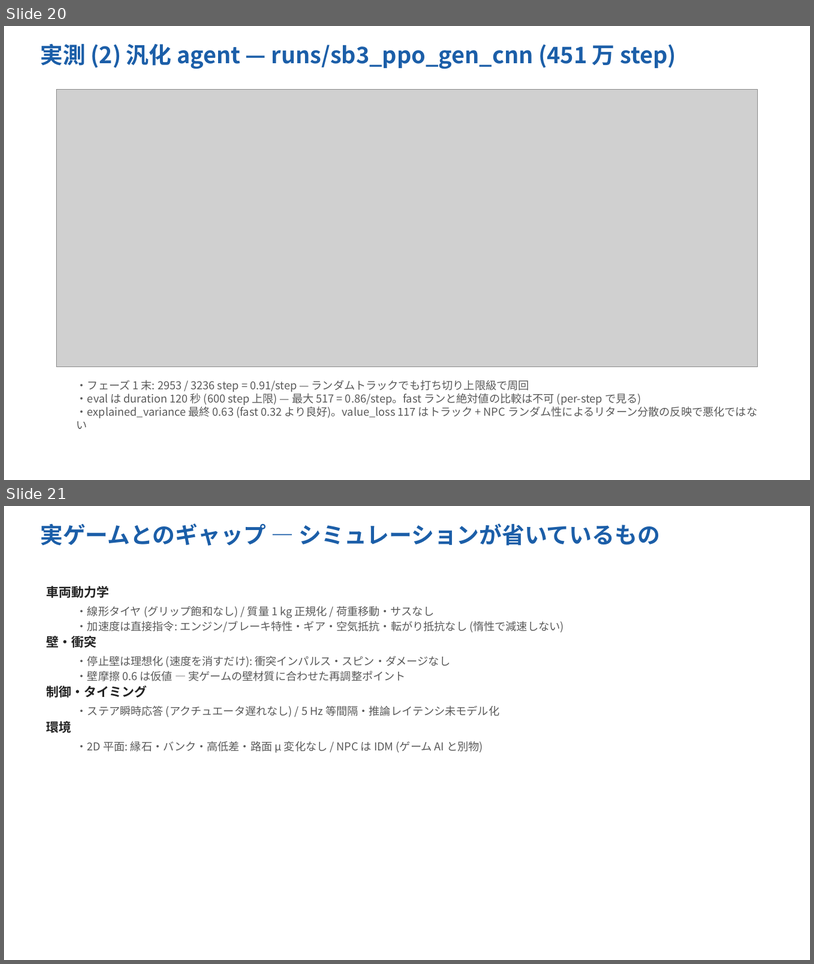
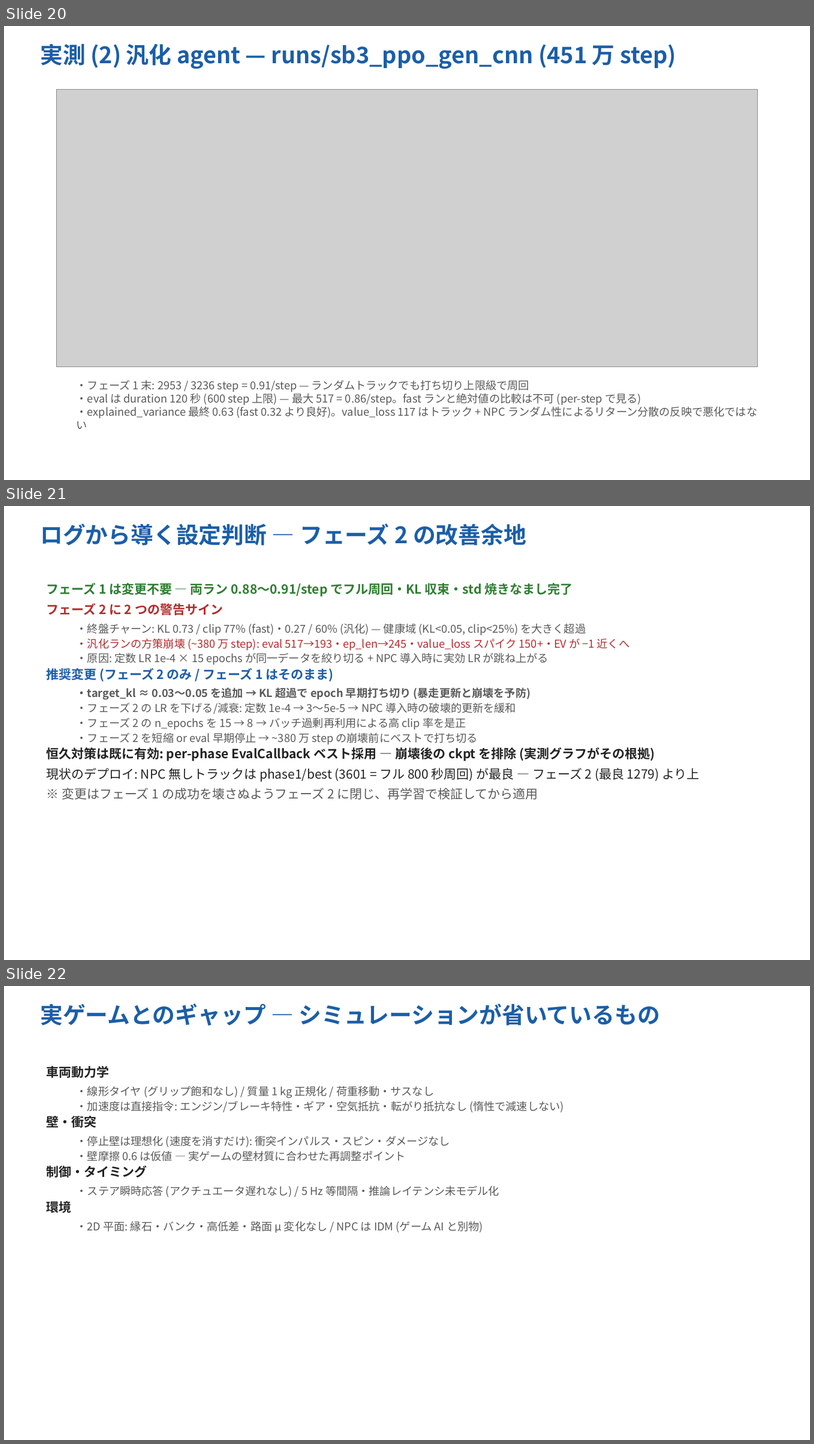
Before and after one commit to Evergarden0101/CircuitAgents, a slide deck: docs/CircuitAgents_intro_ja.pptx. Shown one above the other, each under a label of ours: slides 20 and 21 before the commit, slides 20, 21 and 22 after it. The pictures are 814x964 and 814x1444 pixels, drawn with LibreOffice and Linux fonts; fonts in the diff are those of the drawing; grey boxes stand for pictures. Boxes give left, top, right and bottom in pixels: in the first picture for what was removed or moved away, otherwise in the second. Text is boxed around its words. In the diff, an @@ line names an element or a change of style, - is before the commit and + after.

```diff
--- a/docs/CircuitAgents_intro_ja.pptx
+++ b/docs/CircuitAgents_intro_ja.pptx
@@ slide 21 added at (4, 506, 810, 960), background #FFFFFF @@
@@ text added at (40, 523, 527, 546), 27 pt, text #1B5EA8, bold @@
+ログから導く設定判断 — フェーズ 2 の改善余地
@@ text added at (46, 583, 700, 799), 13 pt, text #595959 @@
+フェーズ 1 は変更不要 — 両ラン 0.88〜0.91/step でフル周回・KL 収束・std 焼きなまし完了
+フェーズ 2 に 2 つの警告サイン
+  ・終盤チャーン: KL 0.73 / clip 77% (fast)・0.27 / 60% (汎化) — 健康域 (KL<0.05, clip<25%) を大きく超過
+  ・汎化ランの方策崩壊 (~380 万 step): eval 517→193・ep_len→245・value_loss スパイク 150+・EV が −1 近くへ
+  ・原因: 定数 LR 1e-4 × 15 epochs が同一データを絞り切る + NPC 導入時に実効 LR が跳ね上がる
+推奨変更 (フェーズ 2 のみ / フェーズ 1 はそのまま)
+  ・target_kl ≈ 0.03〜0.05 を追加 → KL 超過で epoch 早期打ち切り (暴走更新と崩壊を予防)
+  ・フェーズ 2 の LR を下げる/減衰: 定数 1e-4 → 3〜5e-5 → NPC 導入時の破壊的更新を緩和
+  ・フェーズ 2 の n_epochs を 15 → 8 → バッチ過剰再利用による高 clip 率を是正
+  ・フェーズ 2 を短縮 or eval 早期停止 → ~380 万 step の崩壊前にベストで打ち切る
+恒久対策は既に有効: per-phase EvalCallback ベスト採用 — 崩壊後の ckpt を排除 (実測グラフがその根拠)
+現状のデプロイ: NPC 無しトラックは phase1/best (3601 = フル 800 秒周回) が最良 — フェーズ 2 (最良 1279) より上
+※ 変更はフェーズ 1 の成功を壊さぬようフェーズ 2 に閉じ、再学習で検証してから適用
@@ what was slide 21 is now slide 22 @@
```
Also in this commit, not shown: 1 other file.
